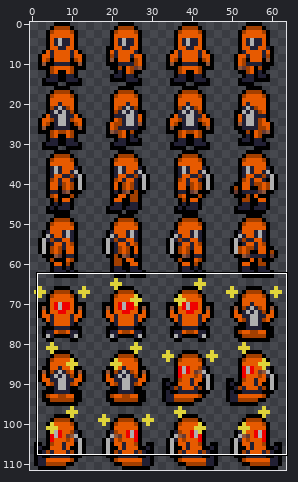
Sprite sheet, stored at LabEscape/Assets/Spritesheets/guard_orange_spritesheet.png. Above, an overview of the earlier version with the close-up marked.
Close-up. Earlier state:
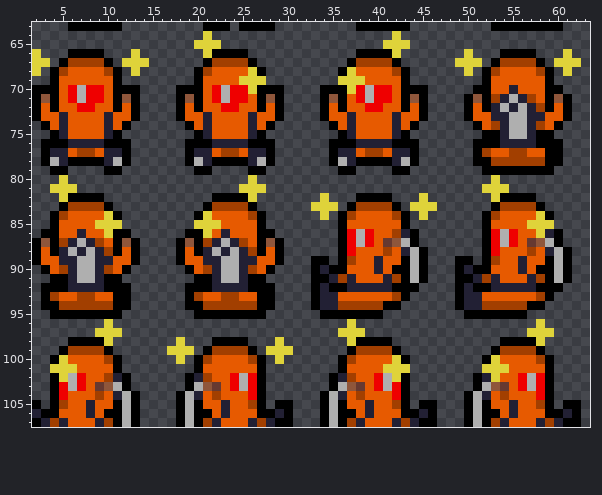
The file is 64x112 pixels. Shown: x 2..63, y 63..107.
New version:
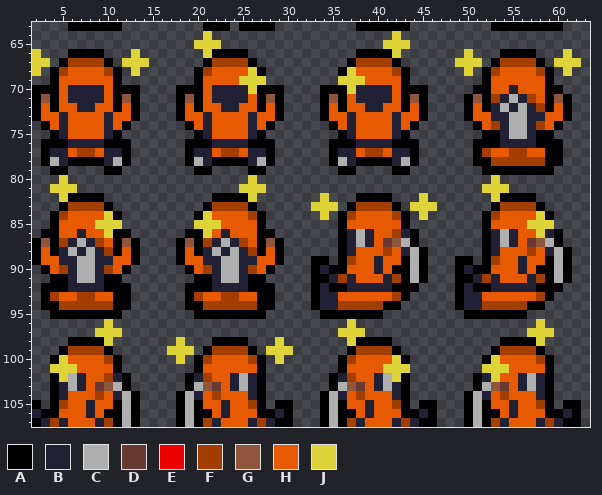
Palette (. is transparent): A #000000  B #222034  C #afafaf  D #663931  E #ef0000  F #a23f00  G #8f563b  H #e75a00  J #dfd33a
From old to new:
@@ x 4..43 @@
  69 AHHHHHHA........AHHHHJJJ........JJJHHHHA
- 70 AHECEEHAAA....AAAHECEEJAAA....AAAJECEEHA
- 71 AHECEEHAGA....AGAHECEEHAGA....AGAHECEEHA
- 72 AHHEEHHAHA....AHAHHEEHHAHA....AHAHHEEHHA
+ 70 AHBBBBHAAA....AAAHBBBBJAAA....AAAJBBBBHA
+ 71 AHBBBBHAGA....AGAHBBBBHAGA....AGAHBBBBHA
+ 72 AHHBBHHAHA....AHAHHBBHHAHA....AHAHHBBHHA
  73 HBHHHHBHHA....AHHBHHHHBHHA....AHHBHHHHBH
@@ x 35..57 @@
  85 .AHHHHHHA........AHHHHJ
- 86 .AECEHHFBA.......AECEHH
- 87 .AECEHDGCA.......AECEHD
- 88 .AEHHHFHBCA......AEHHHF
+ 86 .ABCBHHFBA.......ABCBHH
+ 87 .ABCBHDGCA.......ABCBHD
+ 88 .ABHHHFHBCA......ABHHHF
  89 .AFHHBHHACA...AA.AFHHBH
@@ x 2..63 @@
 101 ..JJJHHHHA........AHHHHHHA........AHHHHJJJ........JJJHHHHA....
-102 ..AJCEHHFBA......ABFHHECEA.......ABFHHECJA.......ABJHHECEA....
-103 ..AECEHDGCA......ACGDHECEA.......ACGDHECEA.......ACGDHECEA....
-104 ..AEHHHFHBCA....ACBHFHHHEA......ACBHFHHHEA......ACBHFHHHEA....
+102 ..AJCBHHFBA......ABFHHBCBA.......ABFHHBCJA.......ABJHHBCBA....
+103 ..ABCBHDGCA......ACGDHBCBA.......ACGDHBCBA.......ACGDHBCBA....
+104 ..ABHHHFHBCA....ACBHFHHHBA......ACBHFHHHBA......ACBHFHHHBA....
 105 A.AFHHBHHACA....ACAHHBHHFA.AA...ACAHHBHHFA.AA...ACAHHBHHFA.AA.
